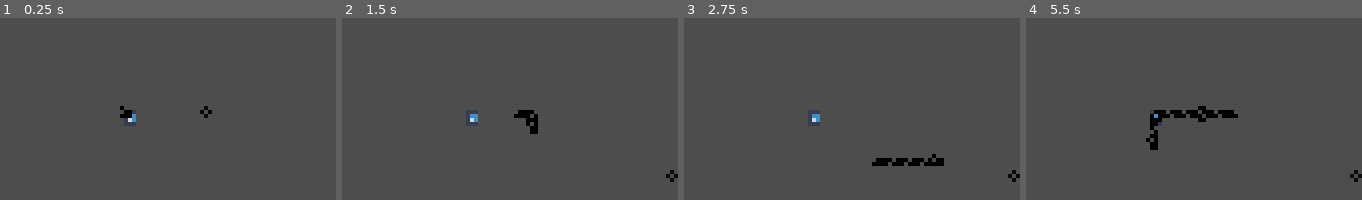
Above: before the commit, frames 1-4 (left to right).
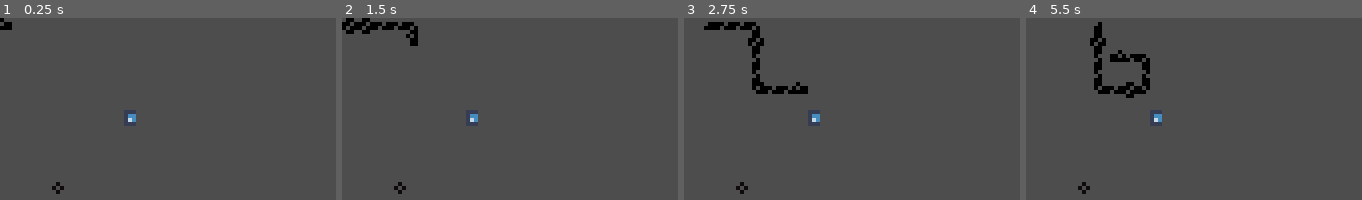
Above: after the commit, the same moments.

Repository: Vexcenot/SnakeRemastered
Game: Godot game, scene res://scenes scripts/main.tscn
Same seed, same stepped clock (60 frames per second), same inputs: the game is played once before the commit and once after it. The engine's default icon, where the game draws it, is replaced by a stand-in: a white triangle on a blue panel in a dark square.
Inputs:
- Up to frame 1 (0.25 s): no input
- Up to frame 2 (1.5 s): tap Enter at 0.5 s; hold Right (ui_right) 0.53-1.28 s; hold Space (action) 0.53-1.28 s; tap Ctrl (sprint, bound only after the commit) at 0.8, 1.35 s; hold Down (ui_down) from 1.28 s (still down)
- Up to frame 3 (2.75 s): tap Space (action) at 1.55 s; release Down (ui_down) at 2.03 s; hold Right (ui_right) from 2.03 s (still down); hold Space (action) from 2.03 s (still down); tap Ctrl (sprint, bound only after the commit) at 2.3 s
- Up to frame 4 (5.5 s): release Right (ui_right) at 2.78 s; release Space (action) at 2.78 s; hold Up (ui_up) 2.78-3.53 s; tap Shift (action2) at 2.85 s; tap Space (action) at 3.05, 4.55 s; hold Alt (action3) 3.53-4.28 s; hold Left (ui_left) 3.53-5.03 s; tap Ctrl (sprint, bound only after the commit) at 3.8, 4.35, 5.3 s; hold Down (ui_down) from 5.03 s (still down); hold Space (action) from 5.03 s (still down)

The runs differ from the first frame. In frame 1, 0.5% of the frame differs, in the area x 0-64%, y 0-97%; in frame 2, 1.8%; in frame 3, 2.8%; in frame 4, 3.6%, in the area x 15-100%, y 2-97%.

Commit message:
can you make the tail the root of the player

Diff:
--- /dev/null
+++ b/playerLayer.tscn
@@ -0,0 +1,8 @@
+[gd_scene load_steps=2 format=3 uid="uid://bugqbdn0y6omx"]
+
+[ext_resource type="PackedScene" uid="uid://qsxibdu7sd4e" path="res://scenes scripts/player.tscn" id="1_mvyh3"]
+
+[node name="Node2D" type="Node2D"]
+
+[node name="Player" parent="." instance=ExtResource("1_mvyh3")]
+position = Vector2(2, 2)
--- a/project.godot
+++ b/project.godot
@@ -76,6 +76,11 @@
 "events": [Object(InputEventKey,"resource_local_to_scene":false,"resource_name":"","device":-1,"window_id":0,"alt_press …(195 unchanged characters)…
 ]
 }
+sprint={
+"deadzone": 0.2,
+"events": [Object(InputEventKey,"resource_local_to_scene":false,"resource_name":"","device":-1,"window_id":0,"alt_pressed":false,"shift_pressed":false,"ctrl_pressed":false,"meta_pressed":false,"pressed":false,"keycode":0,"physical_keycode":4194326,"key_label":0,"unicode":0,"location":0,"echo":false,"script":null)
+]
+}
 
 [rendering]
 
--- a/scenes scripts/food.gd
+++ b/scenes scripts/food.gd
@@ -1,30 +1,49 @@
-extends Sprite2D
-var minX = 84
-var maxX = 80
-var minY = 44
-var maxY = 40
+extends Node2D
+var minX : int = 2
+var maxX : int = 82
+var minY : int = 2
+var maxY : int = 46
+var teleporting : bool = false
 
-func _on_food_area_entered(area: Area2D) -> void:
+
+
+#make it teleport to a grid
+func teleport_random():
+	visible = false
+	$food/CollisionShape2D.disabled = true
+	var randX = randf_range(minX, maxX)
+	var randY = randf_range(minY, maxY)
+
+	# Round to nearest 4-pixel increment
+	randX = round(randX / 4.0) * 4.0
+	randY = round(randY / 4.0) * 4.0
+
+	## Optional: Clamp to ensure within bounds after rounding
+	#randX = clamp(randX, minX, maxX)
+	#randY = clamp(randY, minY, maxY)
+
+	global_position = Vector2(randX, randY)
+	await get_tree().process_frame
+	if $detect.has_overlapping_areas():
+		teleport_random()
+		print("SHIT", global_position)
+	else:
+		visible = true
+		$food/CollisionShape2D.disabled = false
+
+		#queue_free()
+
+
+#func _on_detect_area_entered(area: Area2D) -> void:
+#
+
+
+func _on_food_2_area_entered(area: Area2D) -> void:
 	if area.name == "headArea":
 		if Global.foodEaten >= 5:
 			#spawn special food
 			pass
 		else:
 			Global.foodEaten += 1
+		teleporting = true
 		teleport_random()
-
-
-#make it teleport to a grid
-func teleport_random():
-	visible = false
-	var randX = randf_range(minX, maxX)
-	var randY = randf_range(minY, maxY)
-	global_position = Vector2(randX, randY)
-	await get_tree().process_frame
-	if $food.has_overlapping_areas() or $food.has_overlapping_bodies():
-		teleport_random()
-		print("SHIT", global_position)
-	else:
-		visible = true
-
-		#queue_free()
--- a/scenes scripts/food.tscn
+++ b/scenes scripts/food.tscn
@@ -1,18 +1,50 @@
-[gd_scene load_steps=4 format=3 uid="uid://chuyydvfgw31t"]
+[gd_scene load_steps=5 format=3 uid="uid://chuyydvfgw31t"]
 
 [ext_resource type="Texture2D" uid="uid://cs8ytl8rpxdct" path="res://sprites/food.png" id="1_8txok"]
 [ext_resource type="Script" uid="uid://dp7rdaxnt8kij" path="res://scenes scripts/food.gd" id="2_4c3ow"]
+[ext_resource type="Texture2D" uid="uid://ofbqoxcr0qx2" path="res://sprites/4x4 test.png" id="3_fuc3b"]
 
 [sub_resource type="RectangleShape2D" id="RectangleShape2D_pohk7"]
+size = Vector2(10, 10)
 
-[node name="food" type="Sprite2D"]
+[node name="Node2D" type="Node2D"]
+script = ExtResource("2_4c3ow")
+
+[node name="sprite" type="Sprite2D" parent="."]
+position = Vector2(-1, -1)
 texture = ExtResource("1_8txok")
-script = ExtResource("2_4c3ow")
+
+[node name="4x4Test" type="Sprite2D" parent="sprite"]
+visible = false
+texture = ExtResource("3_fuc3b")
+
+[node name="Food" type="Sprite2D" parent="sprite"]
+visible = false
+modulate = Color(1, 1, 1, 0.14901961)
+position = Vector2(0, -2)
+texture = ExtResource("1_8txok")
 
 [node name="food" type="Area2D" parent="."]
 
 [node name="CollisionShape2D" type="CollisionShape2D" parent="food"]
-scale = Vector2(-0.20000017, -0.20000017)
+position = Vector2(-1, -1)
+scale = Vector2(0.066666804, 0.066666804)
 shape = SubResource("RectangleShape2D_pohk7")
 
-[connection signal="area_entered" from="food" to="." method="_on_food_area_entered"]
+[node name="detect" type="Area2D" parent="."]
+
+[node name="CollisionShape2D" type="CollisionShape2D" parent="detect"]
+position = Vector2(-1, -1)
+rotation = 3.1415927
+scale = Vector2(-0.066666804, -0.066666804)
+shape = SubResource("RectangleShape2D_pohk7")
+
+[node name="4x4Test" type="Sprite2D" parent="."]
+visible = false
+position = Vector2(-2, 1.1920929e-07)
+scale = Vector2(-0.4942261, -0.4942261)
+texture = ExtResource("3_fuc3b")
+
+[connection signal="area_entered" from="food" to="." method="_on_food_2_area_entered"]
+[connection signal="area_entered" from="detect" to="sprite" method="_on_detect_area_entered"]
+[connection signal="area_entered" from="detect" to="." method="_on_detect_area_entered"]
--- a/scenes scripts/global.gd
+++ b/scenes scripts/global.gd
@@ -34,5 +34,5 @@
 		await get_tree().create_timer(0.15).timeout
 		seeable = !seeable
 		await get_tree().create_timer(0.23).timeout
-
+	hurting = false
 	get_tree().reload_current_scene()
--- a/scenes scripts/main.tscn
+++ b/scenes scripts/main.tscn
@@ -13,11 +13,11 @@
 texture = ExtResource("3_5grs8")
 
 [node name="Player" parent="." instance=ExtResource("1_ig7tw")]
-position = Vector2(32, 24)
+position = Vector2(2, 2)
 
 [node name="Camera2D" type="Camera2D" parent="."]
 position = Vector2(42.000004, 24)
 scale = Vector2(-2.309336, 1.5162249)
 
 [node name="food" parent="." instance=ExtResource("2_737ep")]
-position = Vector2(52, 24)
+position = Vector2(2, 2)
--- a/scenes scripts/player.gd
+++ b/scenes scripts/player.gd
@@ -11,7 +11,7 @@
 var time : float = 0
 var moveDistance : int = 4
 var eat : int = 0
-var startLength : int = 0
+var startLength : int = 6
 var openJaw : int = 0
 var limitDir : int = limitLeft
 var readyStart : bool = false
@@ -20,6 +20,7 @@
 var rtBlocked : bool = false
 var lfBlocked : bool = false
 
+
 var positionHistory : Array = []
 var moveOrders : Array = []
 var tailSegments : Array = []
@@ -46,7 +47,9 @@
 	if openJaw >= 1:
 		$headSprite.frame = 5
 	else:
-		$headSprite.frame = 2
+		await get_tree().create_timer(0.1).timeout
+		if openJaw <= 0:
+			$headSprite.frame = 2
 	visible = Global.seeable
 
 #spawns tail on game start
@@ -66,13 +69,14 @@
 
 #runs every tick
 func update():
-	colCheck()
-
-	move()
-
-	spawnTail()
-
-	updateTail()
+	if !Global.hurting:
+		colCheck()
+
+		move()
+
+		spawnTail()
+
+		updateTail()
 
 	#print("tur ", turnHistory)
 	#print("dir ", directionHistory)
@@ -80,7 +84,7 @@
 #sheesh make this better ffs with 2d vectors or some shit
 func _input(event: InputEvent) -> void:
 	# append move orders (only if not Global.reversing)
-	if moveOrders.size() < 4 and !Global.reversing:
+	if moveOrders.size() < 4 and !Global.reversing and !Global.hurting:
 		if event.is_action_pressed("ui_up"):
 			if moveOrders.back() != up:
 				moveOrders.append(up)
@@ -103,6 +107,11 @@
 	# Check for action2 button states
 	if event.is_action_pressed("action3"):
 		direction = stop
+	if event.is_action_pressed("sprint"):
+		Global.finalTime = Global.originalTime / 2
+	if event.is_action_released("sprint"):
+		Global.finalTime = Global.originalTime
+
 
 
 #AAAAAAAAAAAAAAAAAAAAAAAAAAAAAAAAAAAAAAA
--- a/scenes scripts/player.tscn
+++ b/scenes scripts/player.tscn
@@ -28,17 +28,28 @@
 
 [node name="CollisionShape2D" type="CollisionShape2D" parent="headSprite/headArea"]
 position = Vector2(3.3000108e-06, -1.0494779e-14)
-scale = Vector2(3.320002, 3.5471833)
+scale = Vector2(3.2870533, 3.51198)
 shape = SubResource("RectangleShape2D_ydash")
 
-[node name="head buffer" type="Area2D" parent="headSprite"]
+[node name="detect" type="Area2D" parent="headSprite"]
+visible = false
+collision_layer = 2
 
-[node name="CollisionShape2D" type="CollisionShape2D" parent="headSprite/head buffer"]
+[node name="CollisionShape2D" type="CollisionShape2D" parent="headSprite/detect"]
 position = Vector2(3.5762787e-07, 0)
-scale = Vector2(0.2000004, 0.2000004)
+scale = Vector2(0.2000004, 0.84000087)
+shape = SubResource("RectangleShape2D_ndhvj")
+
+[node name="buffer" type="Area2D" parent="headSprite"]
+visible = false
+
+[node name="CollisionShape2D" type="CollisionShape2D" parent="headSprite/buffer"]
+position = Vector2(3.5762787e-07, 0)
+scale = Vector2(0.2000004, 0.20000064)
 shape = SubResource("RectangleShape2D_ndhvj")
 
 [node name="up" type="Area2D" parent="."]
+visible = false
 
 [node name="CollisionShape2D" type="CollisionShape2D" parent="up"]
 position = Vector2(0, -3)
@@ -47,6 +58,7 @@
 debug_color = Color(0.6913287, 0.32144278, 0.9462736, 0.41960785)
 
 [node name="down" type="Area2D" parent="."]
+visible = false
 
 [node name="CollisionShape2D2" type="CollisionShape2D" parent="down"]
 position = Vector2(3.3881318e-21, 3)
@@ -56,6 +68,7 @@
 debug_color = Color(0.6913287, 0.32144278, 0.9462736, 0.41960785)
 
 [node name="right" type="Area2D" parent="."]
+visible = false
 
 [node name="CollisionShape2D" type="CollisionShape2D" parent="right"]
 position = Vector2(3, 0)
@@ -64,6 +77,7 @@
 debug_color = Color(0.6913287, 0.32144278, 0.9462736, 0.41960785)
 
 [node name="left" type="Area2D" parent="."]
+visible = false
 
 [node name="CollisionShape2D" type="CollisionShape2D" parent="left"]
 position = Vector2(-3, 0)
@@ -79,8 +93,8 @@
 shape = SubResource("RectangleShape2D_0amtw")
 
 [connection signal="area_entered" from="headSprite/headArea" to="." method="_on_head_area_area_entered"]
-[connection signal="area_entered" from="headSprite/head buffer" to="." method="_on_head_buffer_area_entered"]
-[connection signal="area_exited" from="headSprite/head buffer" to="." method="_on_head_buffer_area_exited"]
+[connection signal="area_entered" from="headSprite/detect" to="." method="_on_head_buffer_area_entered"]
+[connection signal="area_exited" from="headSprite/detect" to="." method="_on_head_buffer_area_exited"]
 [connection signal="area_entered" from="up" to="." method="_on_up_area_entered"]
 [connection signal="area_exited" from="up" to="." method="_on_up_area_exited"]
 [connection signal="body_entered" from="up" to="." method="_on_up_body_entered"]
--- a/scenes scripts/tail.gd
+++ b/scenes scripts/tail.gd
@@ -8,7 +8,7 @@
 var turning : bool = false
 var full : bool = false #make this true if cant update upon spawn on player script
 
-func _process(delta: float) -> void:
+func _process(_delta: float) -> void:
 	visible = Global.seeable
 
 func _ready() -> void:
Binary file added: sprites/4x4 test.png
Not shown, added: sprites/4x4 test.png.import
